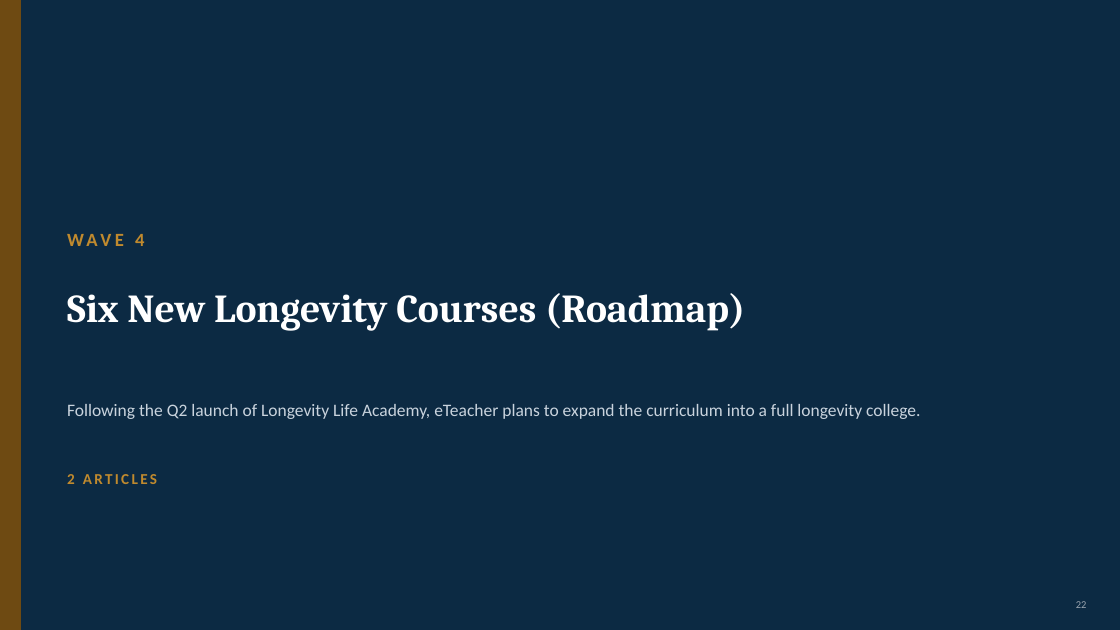
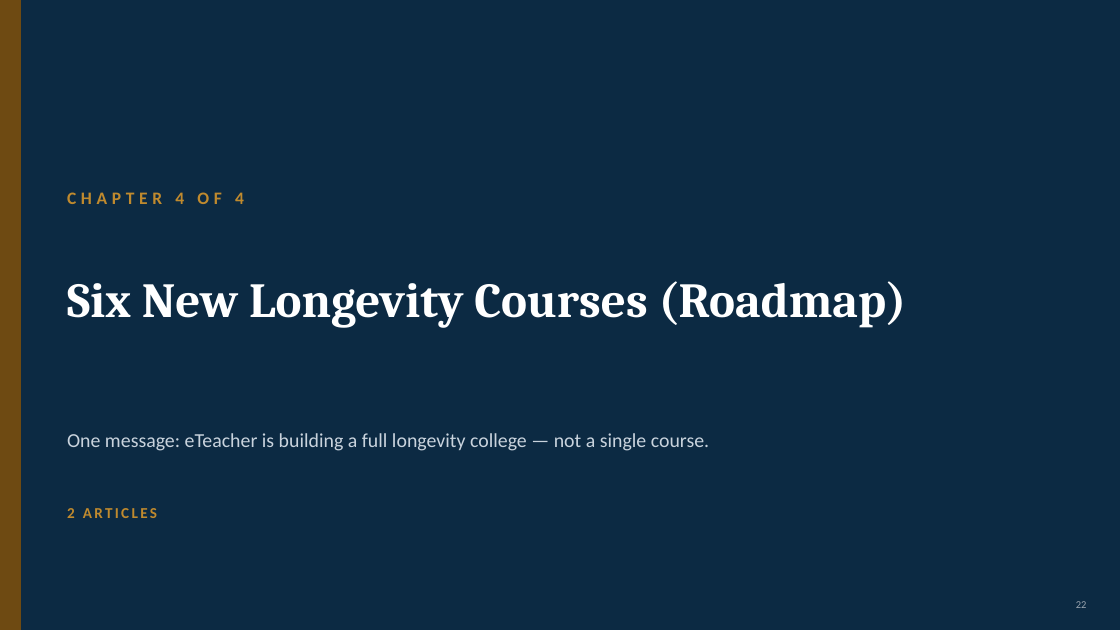
Before and after one commit to gitteromri-ux/eteacher-longevity-pr-campaign, a slide deck: slide 22 of eTeacher_Longevity_PR_Campaign.pptx. Drawn at 1120x630 pixels with LibreOffice and Linux fonts; fonts in the diff are those of the drawing. Boxes give left, top, right and bottom in pixels: in the first picture for what was removed or moved away, otherwise in the second. Text is boxed around its words. In the diff, an @@ line names an element or a change of style, - is before the commit and + after.

Commit message:
Bolder launch messaging: clearer cover, CHAPTER N OF 4 labels, bigger bold headlines + angle lines, simplified wave titles/subtitles

```diff
--- a/eTeacher_Longevity_PR_Campaign.pptx
+++ b/eTeacher_Longevity_PR_Campaign.pptx
@@ text at [67, 192, 244, 204]: text changed; size 16 to 15 pt @@
-WAVE 4
+CHAPTER 4 OF 4
@@ text "Six New Longevity Courses (Roadmap)": place and size @@
-text "Six New Longevity Courses (Roadmap)" at [67, 293, 745, 331]
+text "Six New Longevity Courses (Roadmap)" at [67, 281, 907, 328]
@@ text "Six New Longevity Courses (Roadmap)" at [67, 281, 907, 328]: size 34 to 42 pt @@
@@ text at [67, 433, 709, 451]: text changed; size 15 to 17 pt @@
-Following the Q2 launch of Longevity Life Academy, eTeacher plans to expand the curriculum into a full longevity college.
+One message: eTeacher is building a full longevity college — not a single course.
@@ text "2 ARTICLES": place and size @@
-text "2 ARTICLES" at [67, 474, 157, 484]
+text "2 ARTICLES" at [67, 508, 157, 518]
```
Also in this commit, not shown: 21 other slides changed.
